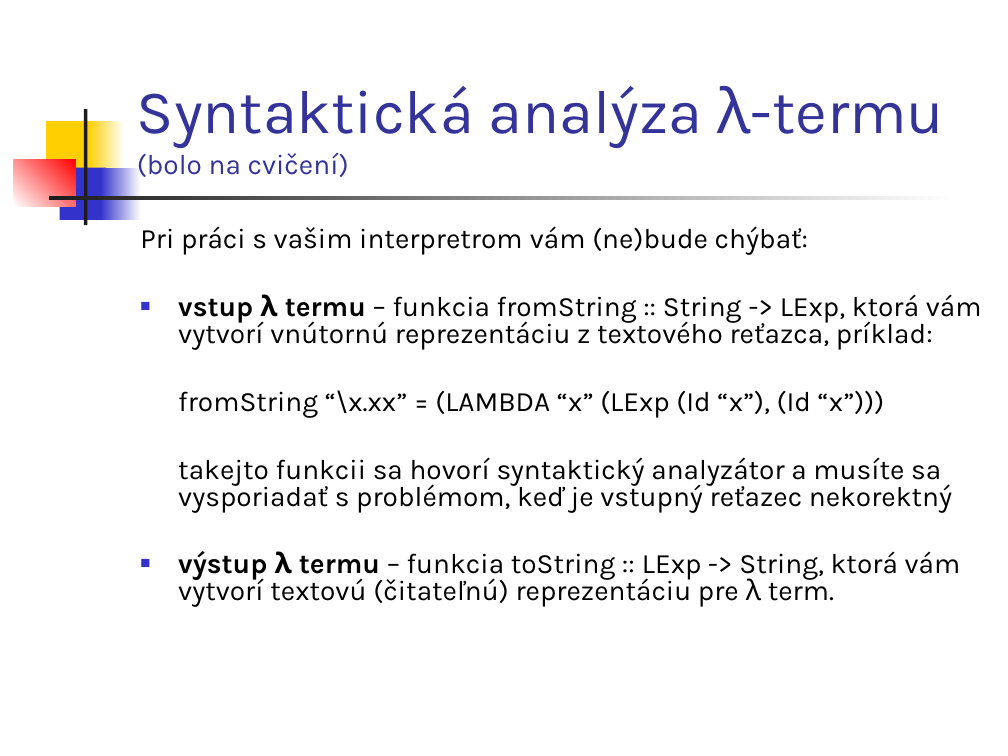
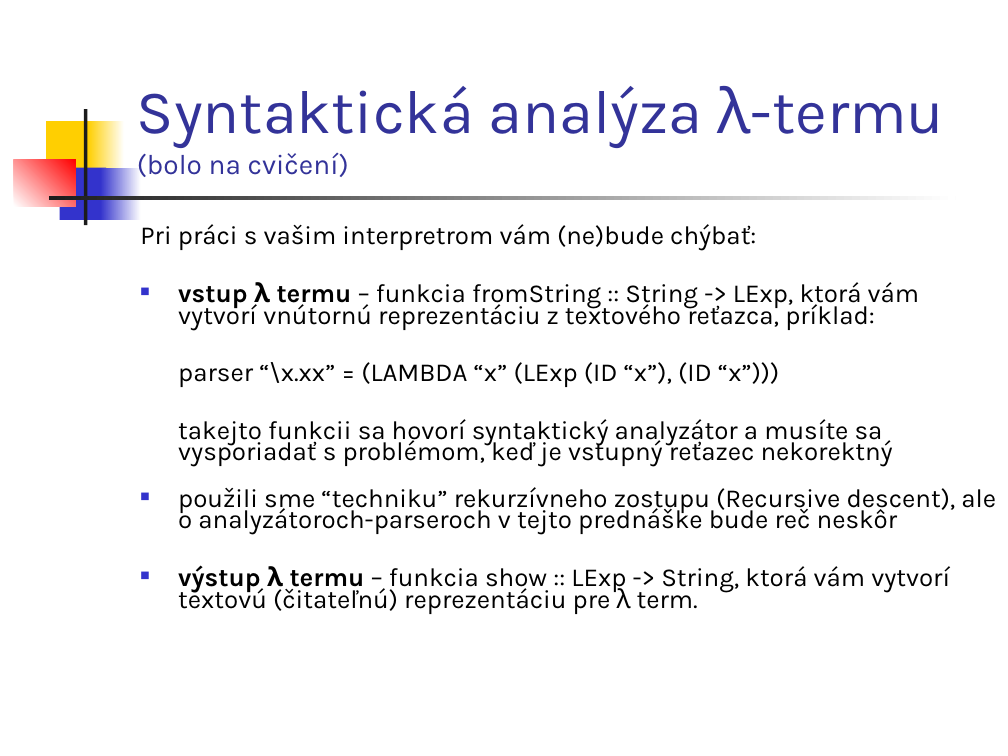
Before and after one commit to Funkcionalne/Prednasky, a slide deck: slide 5 of 06/06_fpro.ppt (slide 2 before the commit). Drawn at 1008x756 pixels with LibreOffice and Linux fonts; fonts in the diff are those of the drawing. Boxes give left, top, right and bottom in pixels: in the first picture for what was removed or moved away, otherwise in the second. Text is boxed around its words. In the diff, an @@ line names an element or a change of style, - is before the commit and + after.

```diff
--- a/06/06_fpro.ppt
+++ b/06/06_fpro.ppt
@@ text at box(140, 224, 919, 467): size 20 to 18.5 pt in "Pri práci s vašim interpretrom vám (ne)bude ...", "vstup λ termu – funkcia fromString :: ...", "takejto funkcii sa hovorí syntaktický analyzátor a ..."; line spacing 0.8 to 0.7 @@
@@ text at box(178, 362, 779, 387): text changed; size 20 to 18.5 pt @@
-fromString “\x.xx” = (LAMBDA “x” (LExp (Id “x”), (Id “x”)))
+parser “\x.xx” = (LAMBDA “x” (LExp (ID “x”), (ID “x”)))
@@ text at box(178, 487, 996, 614): text changed; size 20 to 18.5 pt @@
-■ výstup λ termu – funkcia toString :: LExp -> String, ktorá vám vytvorí textovú (čitateľnú) reprezentáciu pre λ term.
+■ použili sme “techniku” rekurzívneho zostupu (Recursive descent), ale o analyzátoroch-parseroch v tejto prednáške bude reč neskôr
+■ výstup λ termu – funkcia show :: LExp -> String, ktorá vám vytvorí textovú (čitateľnú) reprezentáciu pre λ term.
```
Also in this commit, not shown: 13 other slides changed, 7 slides added, 5 other files.
